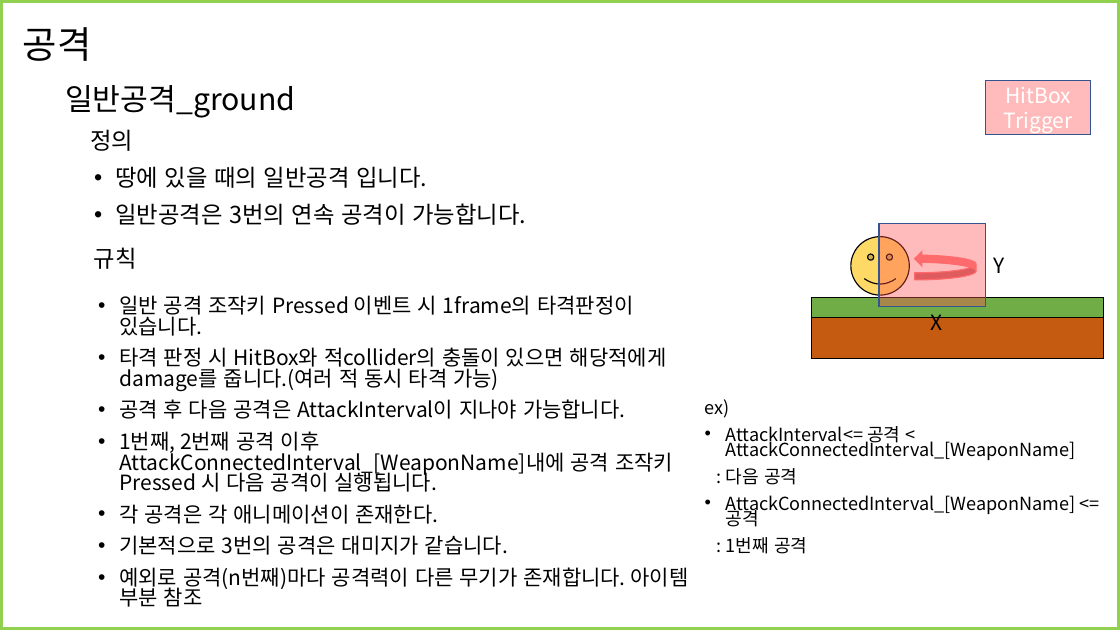
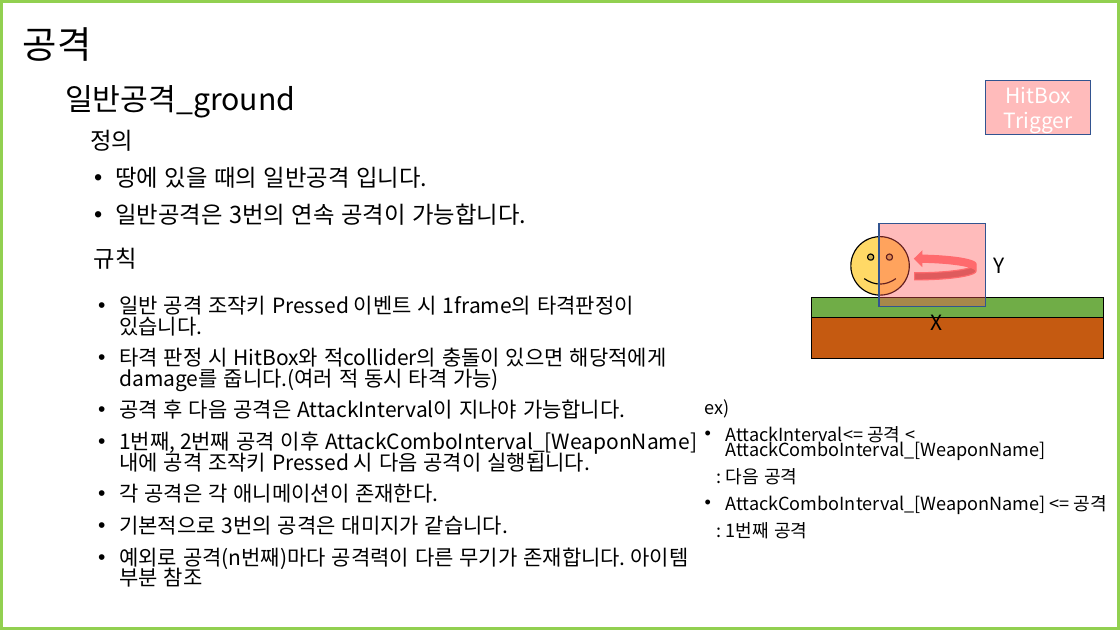
Before and after one commit to PriuS2/TIL, a slide deck: slide 10 of 2020/_Projects/캐릭터 시스템 기획.pptx. Drawn at 1120x630 pixels with LibreOffice and Linux fonts; fonts in the diff are those of the drawing. Boxes give left, top, right and bottom in pixels: in the first picture for what was removed or moved away, otherwise in the second. Text is boxed around its words. In the diff, an @@ line names an element or a change of style, - is before the commit and + after.

```diff
--- a/2020/_Projects/캐릭터 시스템 기획.pptx
+++ b/2020/_Projects/캐릭터 시스템 기획.pptx
@@ text at [119,431,697,472]: text changed @@
-• 1번째, 2번째 공격 이후 AttackConnectedInterval_[WeaponName]내에 공격 조작키 Pressed 시 다음 공격이 실행됩니다.
+• 1번째, 2번째 공격 이후 AttackComboInterval_[WeaponName]내에 공격 조작키 Pressed 시 다음 공격이 실행됩니다.
@@ text at [726,426,1046,460]: text changed @@
-• AttackInterval<= 공격 < AttackConnectedInterval_[WeaponName]
+• AttackInterval<= 공격 < AttackComboInterval_[WeaponName]
@@ text at [726,495,1107,514]: text changed @@
-• AttackConnectedInterval_[WeaponName] <= 공격
+• AttackComboInterval_[WeaponName] <= 공격
```
Also in this commit, not shown: 2 other slides changed, 1 slide added, 1 other file.
